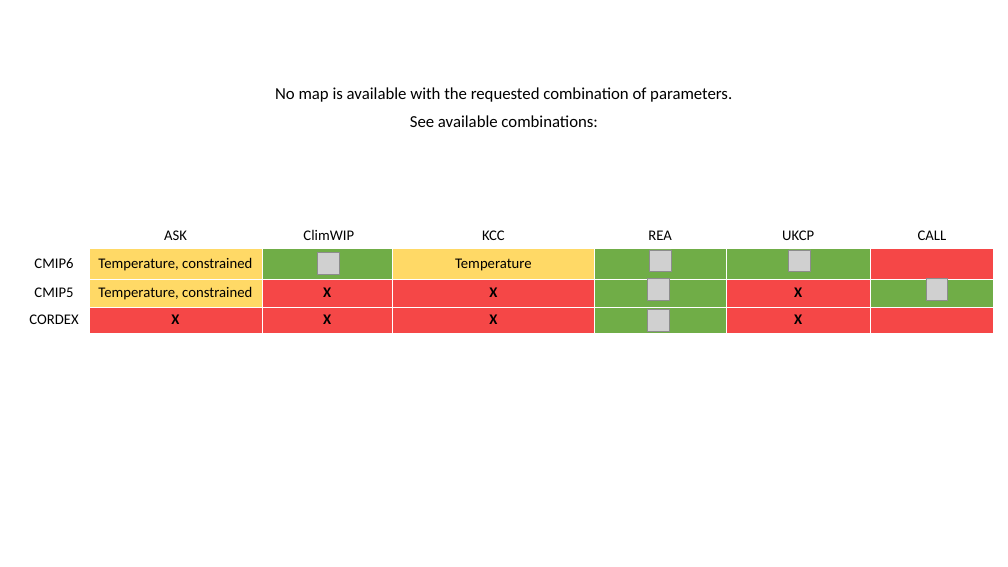
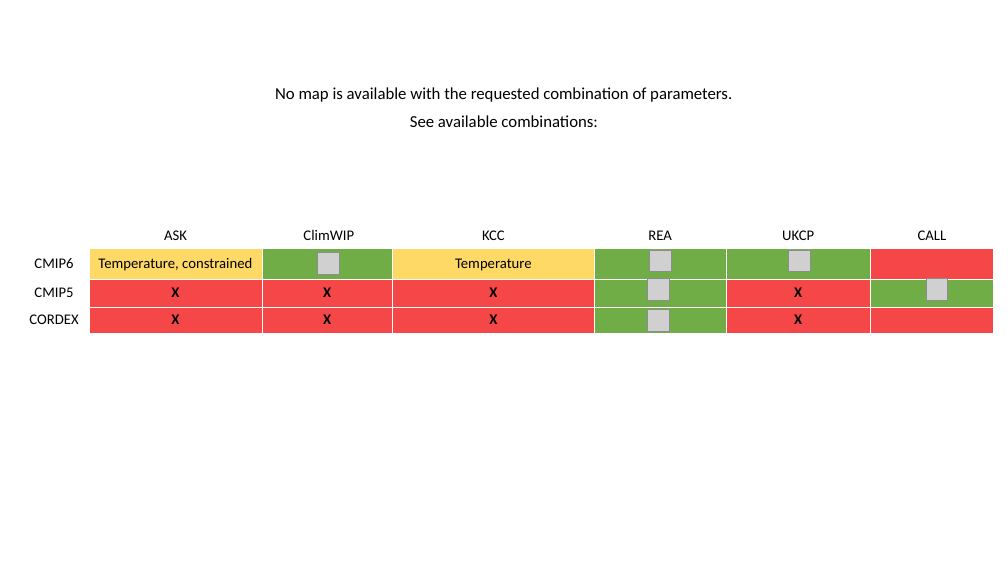
Before and after one commit to eucp-project/atlas, a slide deck: slide 1 of static/placeholder.pptx. Drawn at 1008x567 pixels with LibreOffice and Linux fonts; fonts in the diff are those of the drawing; grey boxes stand for pictures. Boxes give left, top, right and bottom in pixels: in the first picture for what was removed or moved away, otherwise in the second. Text is boxed around its words. In the diff, an @@ line names an element or a change of style, - is before the commit and + after.

```diff
--- a/static/placeholder.pptx
+++ b/static/placeholder.pptx
@@ table at box(19, 222, 994, 332) @@
-row 3, column 2: Temperature, constrained
+row 3, column 2: X
@@ fill #FFD966 to #F54747 in row 3, column 2 @@
```
Also in this commit, not shown: 1 other file.
